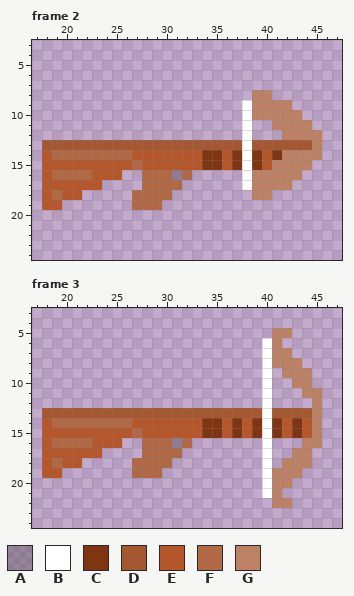
Two states of a pixel-art file, Sprites/Guns/W_07_CrossBow.aseprite. Above: the version before the commit.
64x32 pixels, 3 frames. Shown: frame 2: x 17..47, y 3..24; frame 3: x 17..47, y 3..24. The commit also changed other frames, which this record leaves out.
Visible layers, top first: "Layer 3", "Layer 2 Copy".
Palette (. is transparent): A #39383752  B #ffffff  C #803512  D #a55732  E #b5572a  F #b16845  G #bd8266
Pixels before, frame 2, first column x 18:
 8 .....................GG.....
 9 ....................BGGGG...
10 ....................BGGGGG..
11 ....................B..GGGG.
12 ....................B...GGGG
13 DDDDDDDDDDDDDDDDDDDDBDDDDDDG
14 EFFFFFFFFEEEEEEECCECBCECGGGG
15 EEEEEEEEEFEEEEEECCECBCEGGGG.
16 EFFFFEEE..FFFAF.....BGGGGG..
17 EEEEEE....FFFF......BGGGG...
18 EFEE.....FFFF........GG.....
19 EE.......FFF................
Pixels before, frame 3, first column x 18:
 5 .......................GG...
 6 ......................BG....
 7 ......................BGG...
 8 ......................BGGG..
 9 ......................B.GGG.
10 ......................B..GG.
11 ......................B...GG
12 ......................B....G
13 DDDDDDDDDDDDDDDDDDDDDDBDDDDG
14 EFFFFFFFFEEEEEEECCECECBCECEG
15 EEEEEEEEEFEEEEEECCECECBCECEG
16 EFFFFEEE..FFFAF.......B...GG
17 EEEEEE....FFFF........B..GG.
18 EFEE.....FFFF.........B.GGG.
19 EE.......FFF..........BGGG..
20 ......................BGG...
21 ......................BG....
22 .......................GG...
After:
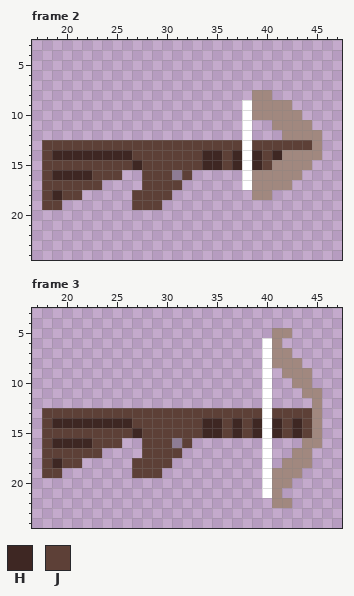
Colours new in this view: H #3e2723  J #5d4037
Change:
layer "Layer 6" added
layer "Layer 2 Copy" removed
colour G: #bd8266 -> #a1887f
Changed rows in their new state; - is a pixel that keeps its letter.
Frame 2, layer "Layer 6":
first column x 18:
13 JJJJJJJJJJJJJJJJJJJJ-JJJJJJ
14 JHHHHHHHHJJJJJJJHHJH-HJH---
15 JJJJJJJJJHJJJJJJHHJH-HJ----
16 JHHHHJJJ--JJJ-J------------
17 JJJJJJ----JJJJ-------------
18 JHJJ-----JJJJ--------------
19 JJ-------JJJ---------------
Frame 3, layer "Layer 6":
first column x 18:
13 JJJJJJJJJJJJJJJJJJJJJJ-JJJJ
14 JHHHHHHHHJJJJJJJHHJHJH-HJHJ
15 JJJJJJJJJHJJJJJJHHJHJH-HJHJ
16 JHHHHJJJ--JJJ-J------------
17 JJJJJJ----JJJJ-------------
18 JHJJ-----JJJJ--------------
19 JJ-------JJJ---------------
